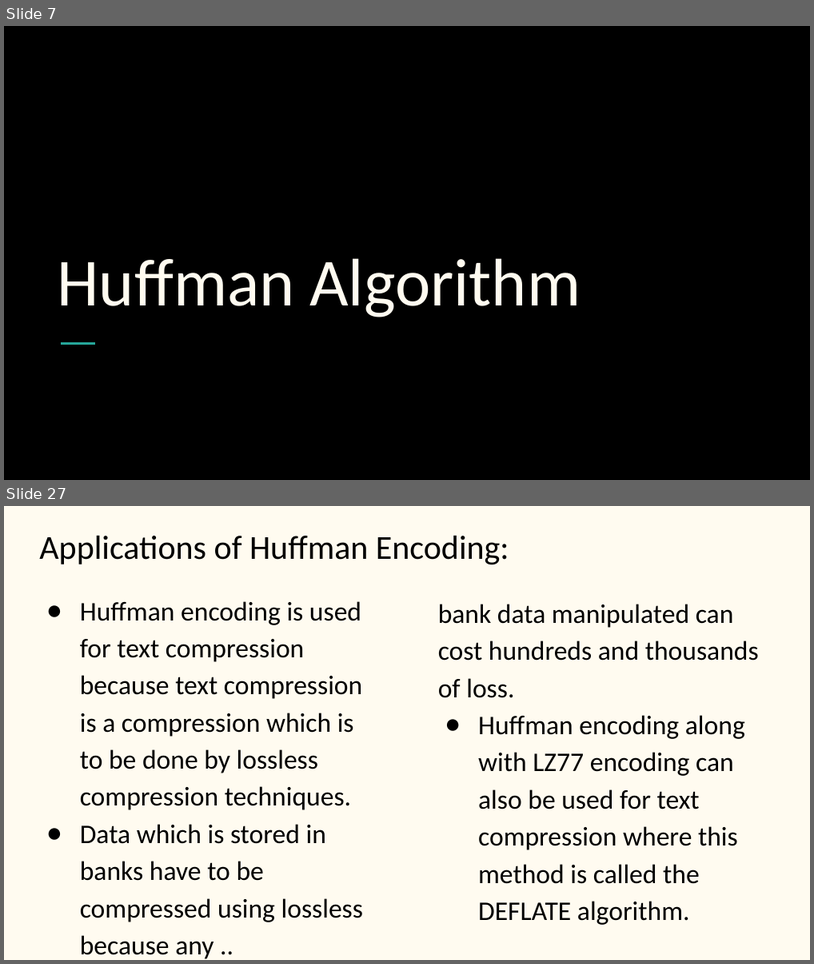
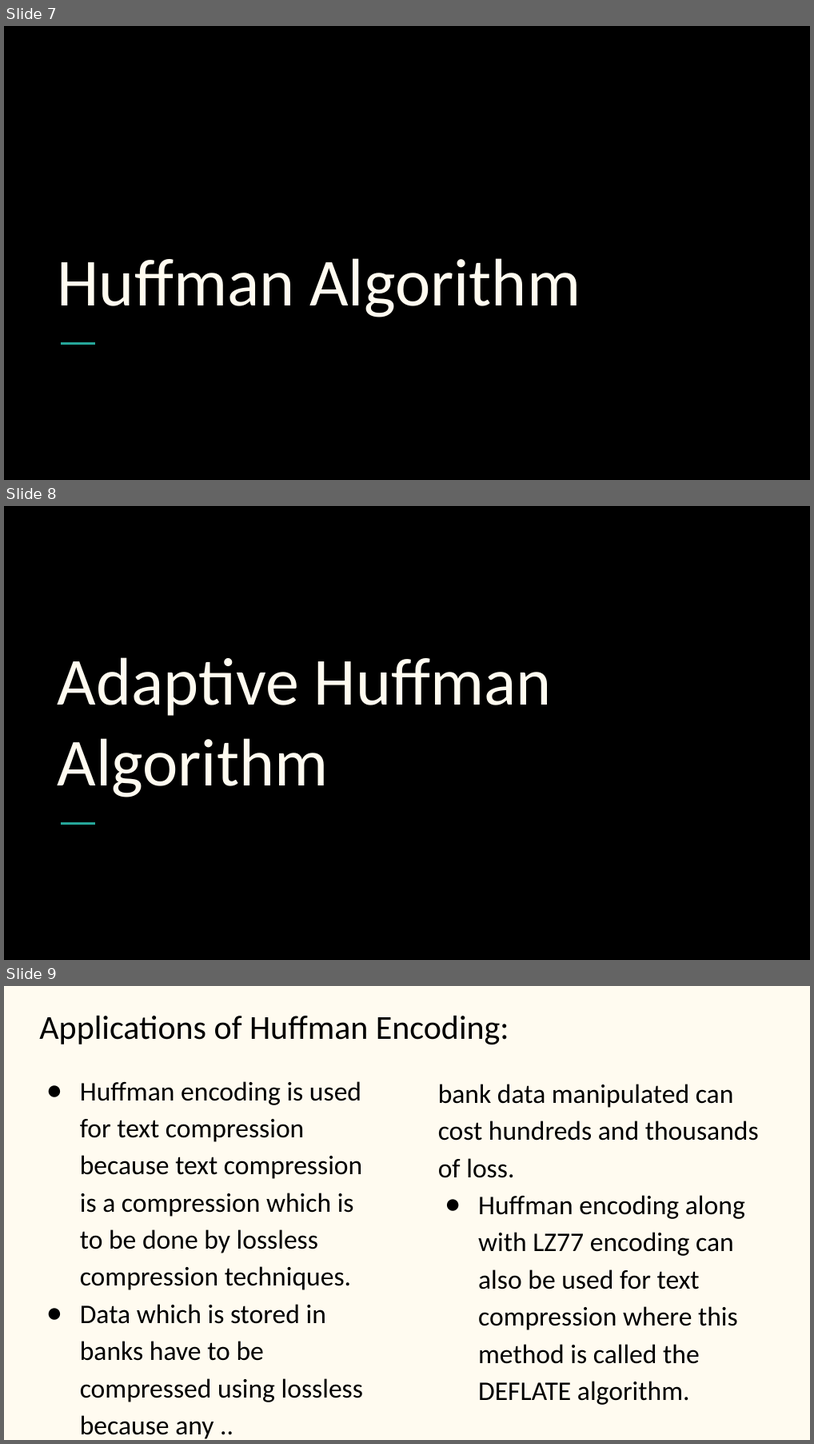
Before and after one commit to mufaddalnaya/Data-Compression, a slide deck: Data Compression.pptx. Shown one above the other, each under a label of ours: slides 7 and 27 before the commit, slides 7, 8 and 9 after it; the slides between them are not shown. The pictures are 814x964 and 814x1444 pixels, drawn with LibreOffice and Linux fonts; fonts in the diff are those of the drawing. Boxes give left, top, right and bottom in pixels: in the first picture for what was removed or moved away, otherwise in the second. Text is boxed around its words. In the diff, an @@ line names an element or a change of style, - is before the commit and + after.

Commit message:
Review II - Adaptive Huffman Algorithm

```diff
--- a/Data Compression.pptx
+++ b/Data Compression.pptx
@@ slide 8 added at bbox=[4, 506, 810, 960], background #000000; not listed: 1 template element that a slide beside it also shows @@
@@ title added at bbox=[58, 657, 552, 797], 60 pt, text #FFFBF0 @@
+Adaptive Huffman Algorithm
@@ what was slide 27 is now slide 9 @@
```
Also in this commit, not shown: 1 slide changed, 2 other slides added, 20 slides removed, 45 other files.
